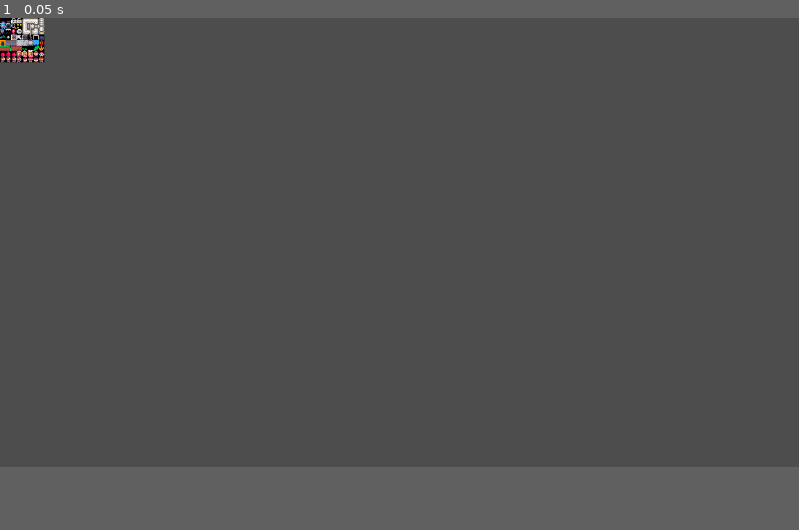
Above: before the commit, frame 1.
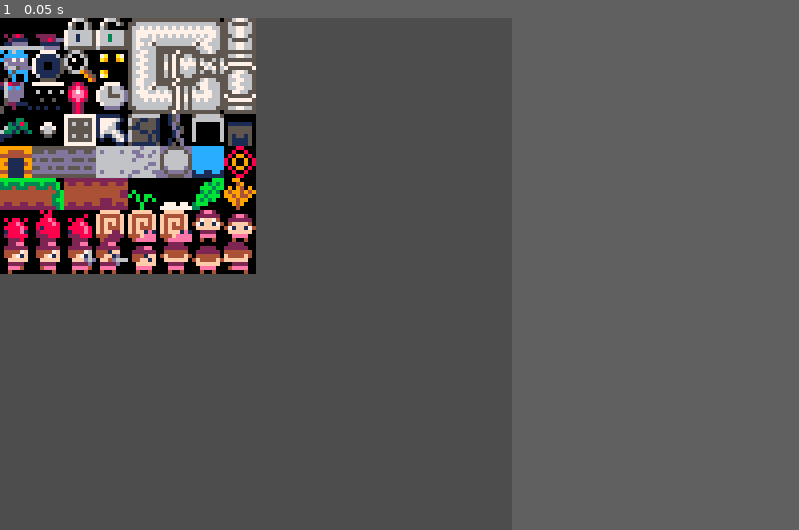
Above: after the commit, the same moment.

Repository: Octoan1/Toy-Box-Jam-2025
Game: Godot game, scene res://main.tscn
Two runs of this game, one before a commit and one after it. Both use one fixed random seed, a clock stepped at 60 frames per second and the inputs below. Before the commit the project has no main scene; this scene is started directly in both runs.
Inputs:
- Up to frame 1 (0.05 s): no input
In our replay, the window is 799x449 before the commit and 512x512 after it. These sizes can differ from the game's own. Grey fills any space a smaller window leaves; there, only what the larger window draws over its background counts as a difference.

The runs differ from the first frame. In frame 1, 14% of the frame differs, in the area x 0-33%, y 0-50%.

Commit message:
(forgot stuff to commit for 128x128)

Diff:
--- a/project.godot
+++ b/project.godot
@@ -11,5 +11,21 @@
 [application]
 
 config/name="delete"
+run/main_scene="uid://c4fgfy2i4ib8f"
 config/features=PackedStringArray("4.5", "Forward Plus")
 config/icon="res://icon.svg"
+
+[display]
+
+window/size/viewport_width=128
+window/size/viewport_height=128
+window/size/window_width_override=1024
+window/size/window_height_override=1024
+window/stretch/mode="viewport"
+window/stretch/scale_mode="integer"
+
+[rendering]
+
+textures/canvas_textures/default_texture_filter=0
+2d/snap/snap_2d_transforms_to_pixel=true
+2d/snap/snap_2d_vertices_to_pixel=true
